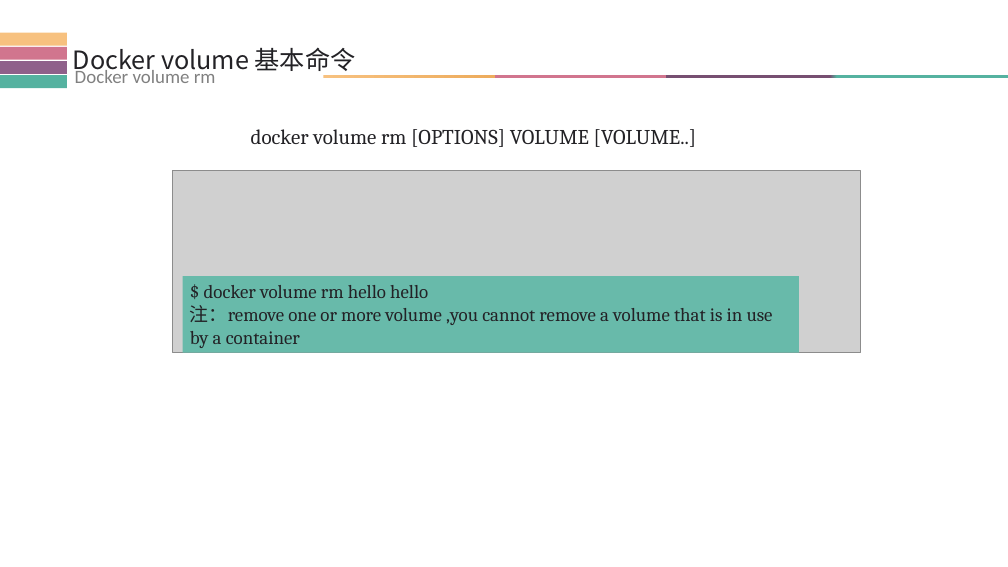
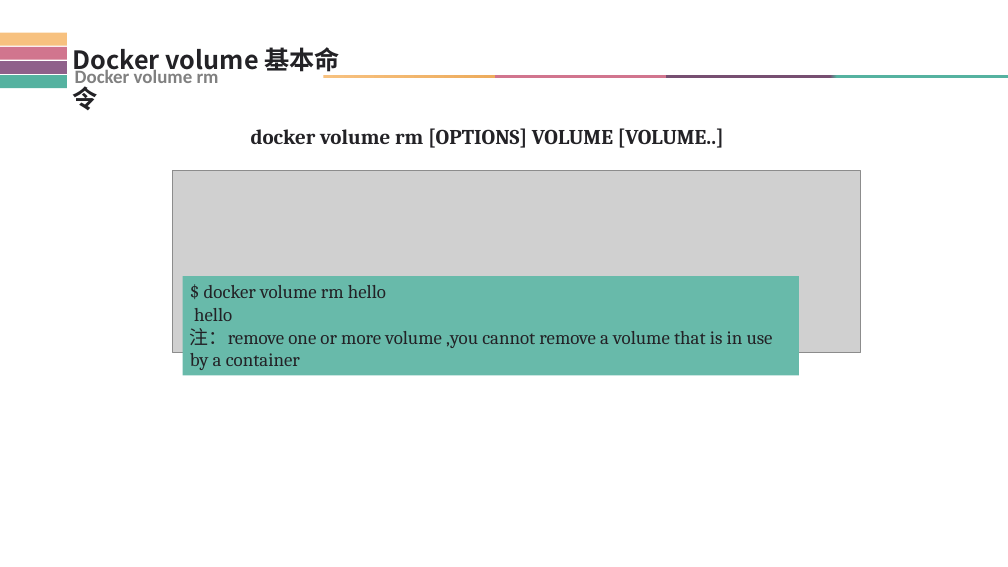
Before and after one commit to xiaolingzang/docker, a slide deck: slide 13 of dockerVolume.pptx. Drawn at 1008x567 pixels with LibreOffice and Linux fonts; fonts in the diff are those of the drawing; grey boxes stand for pictures. Boxes give left, top, right and bottom in pixels: in the first picture for what was removed or moved away, otherwise in the second. Text is boxed around its words. In the diff, an @@ line names an element or a change of style, - is before the commit and + after.

```diff
--- a/dockerVolume.pptx
+++ b/dockerVolume.pptx
@@ bold on in 3 elements at (x1=75, y1=68, x2=219, y2=89), (x1=251, y1=128, x2=724, y2=148), (x1=73, y1=47, x2=340, y2=110) @@
@@ rectangle "$ docker volume rm hello" resized from (x1=182, y1=276, x2=799, y2=352) to (x1=182, y1=276, x2=799, y2=375) @@
@@ text in rectangle at (x1=194, y1=285, x2=386, y2=321): text changed @@
-$ docker volume rm hello hello
+$ docker volume rm hello
+hello
```
Also in this commit, not shown: 18 other slides changed, 1 slide added, 1 other file.
